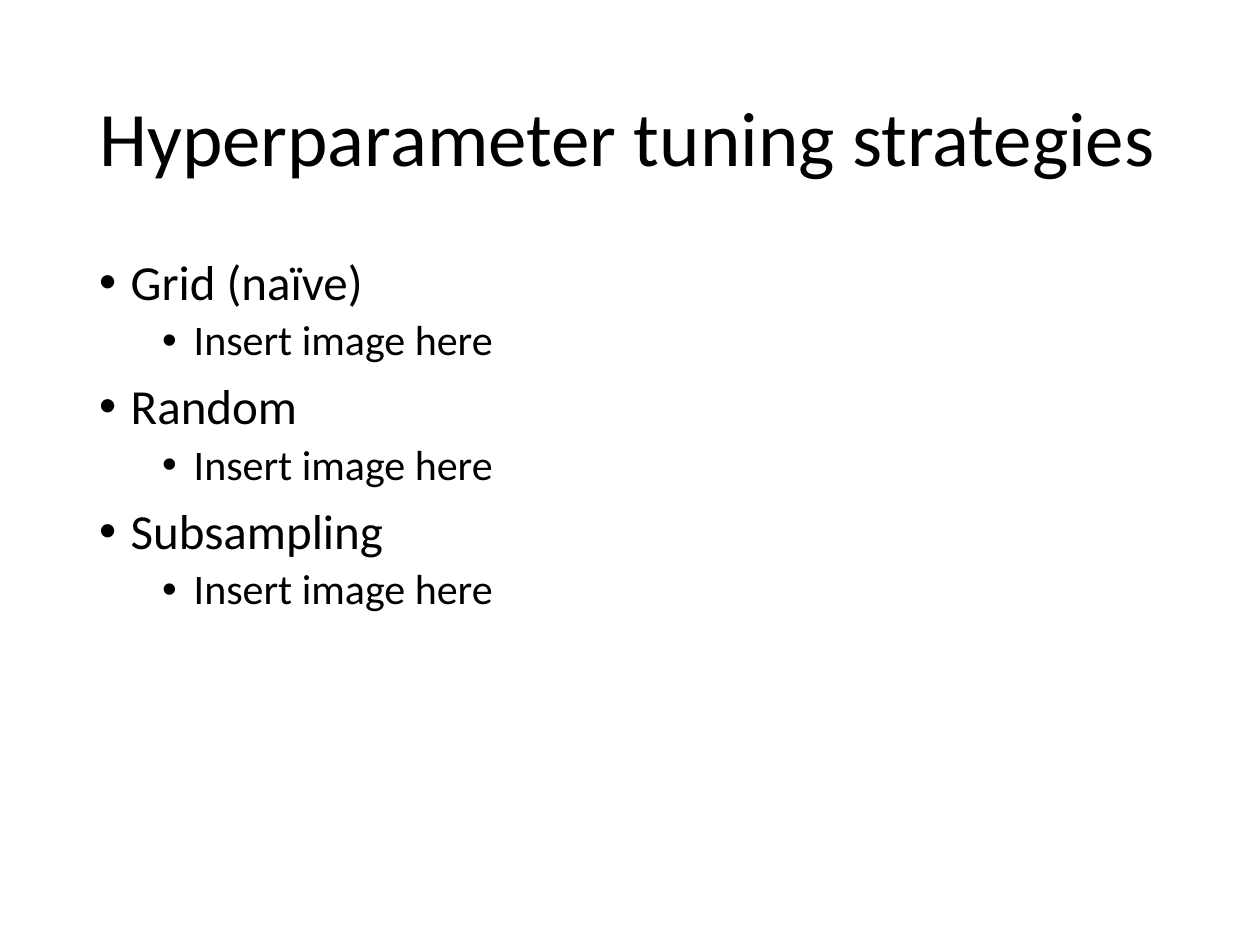
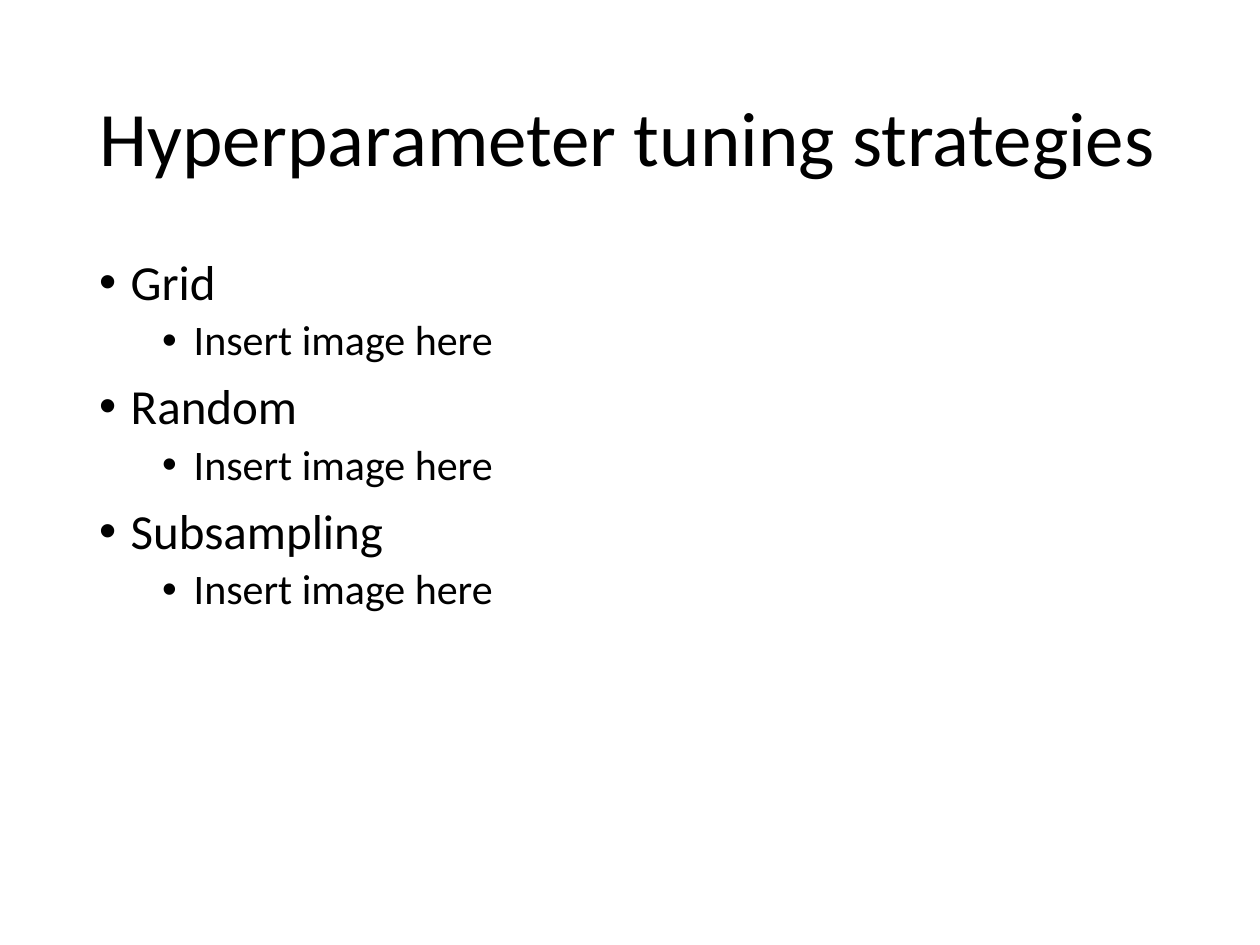
Before and after one commit to jkingphd/practical_bayes_opt, a slide deck: slide 6 of Data_science_nashville_jkk.pptx. Drawn at 1260x945 pixels with LibreOffice and Linux fonts; fonts in the diff are those of the drawing. Boxes give left, top, right and bottom in pixels: in the first picture for what was removed or moved away, otherwise in the second. Text is boxed around its words. In the diff, an @@ line names an element or a change of style, - is before the commit and + after.

```diff
--- a/Data_science_nashville_jkk.pptx
+++ b/Data_science_nashville_jkk.pptx
@@ text at box(131, 266, 216, 301): text changed @@
-• Grid (naïve)
+• Grid
```
Also in this commit, not shown: 3 other slides changed.
